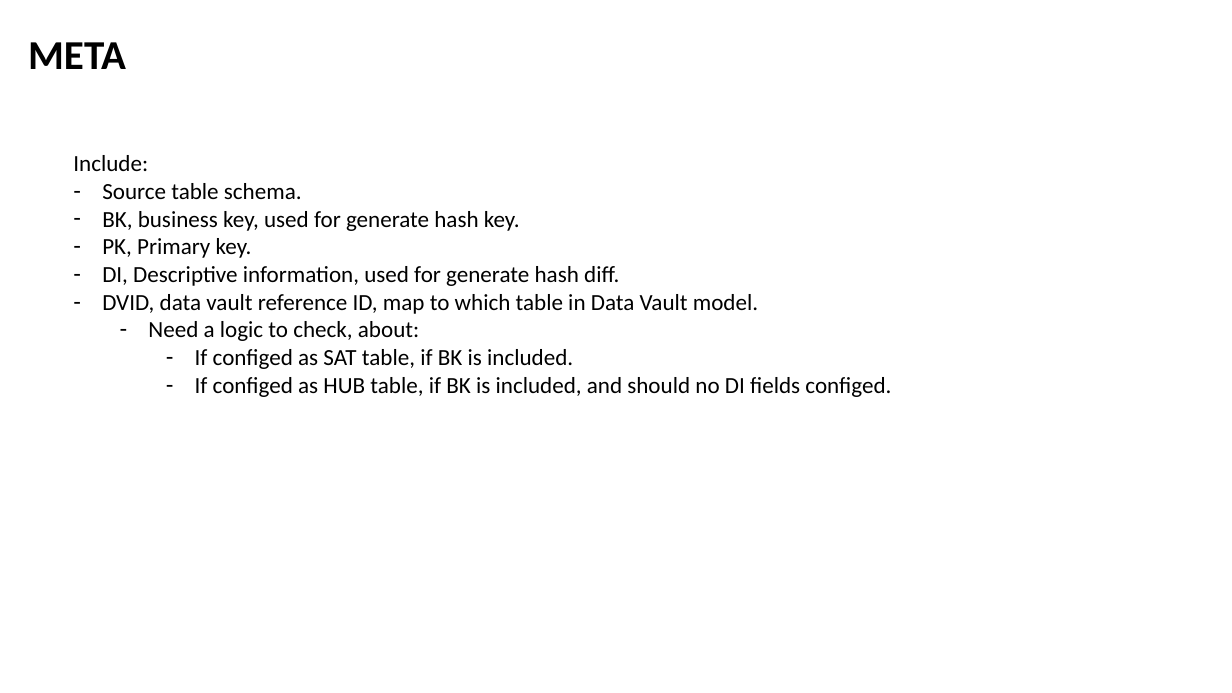
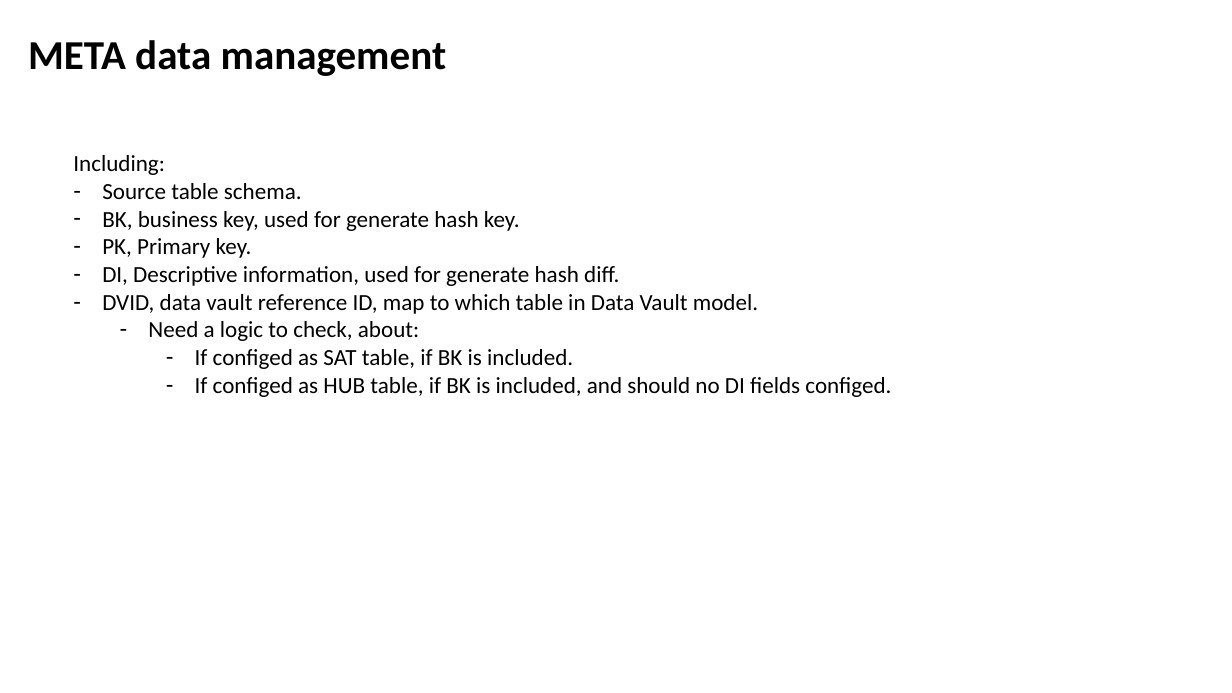
Before and after one commit to microsoftbi/DWH-Generator, a slide deck: slide 7 of DOCS/Intro.pptx (slide 3 before the commit). Drawn at 1232x693 pixels with LibreOffice and Linux fonts; fonts in the diff are those of the drawing. Boxes give left, top, right and bottom in pixels: in the first picture for what was removed or moved away, otherwise in the second. Text is boxed around its words. In the diff, an @@ line names an element or a change of style, - is before the commit and + after.

```diff
--- a/DOCS/Intro.pptx
+++ b/DOCS/Intro.pptx
@@ text at box(28, 40, 447, 76): text changed @@
-META
+META data management
@@ text at box(73, 155, 165, 175): text changed @@
-Include:
+Including:
```
Also in this commit, not shown: 1 other slide changed, 5 slides added, 18 other files.
